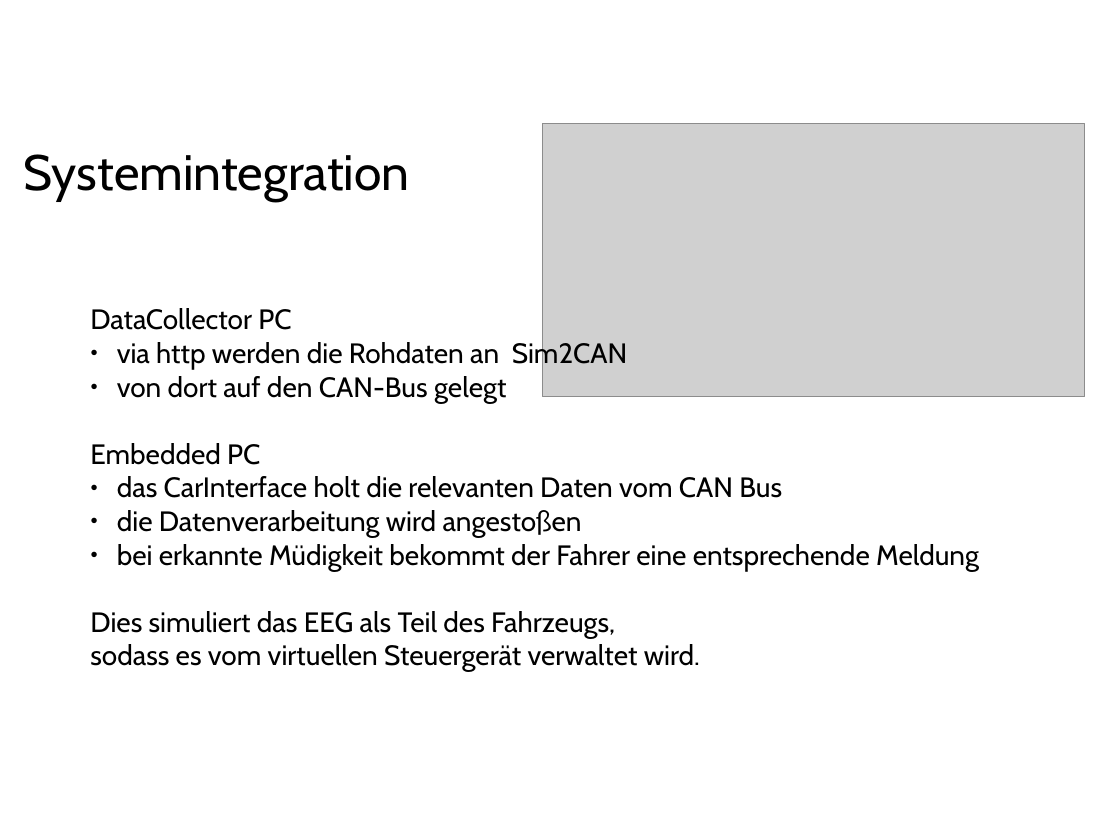
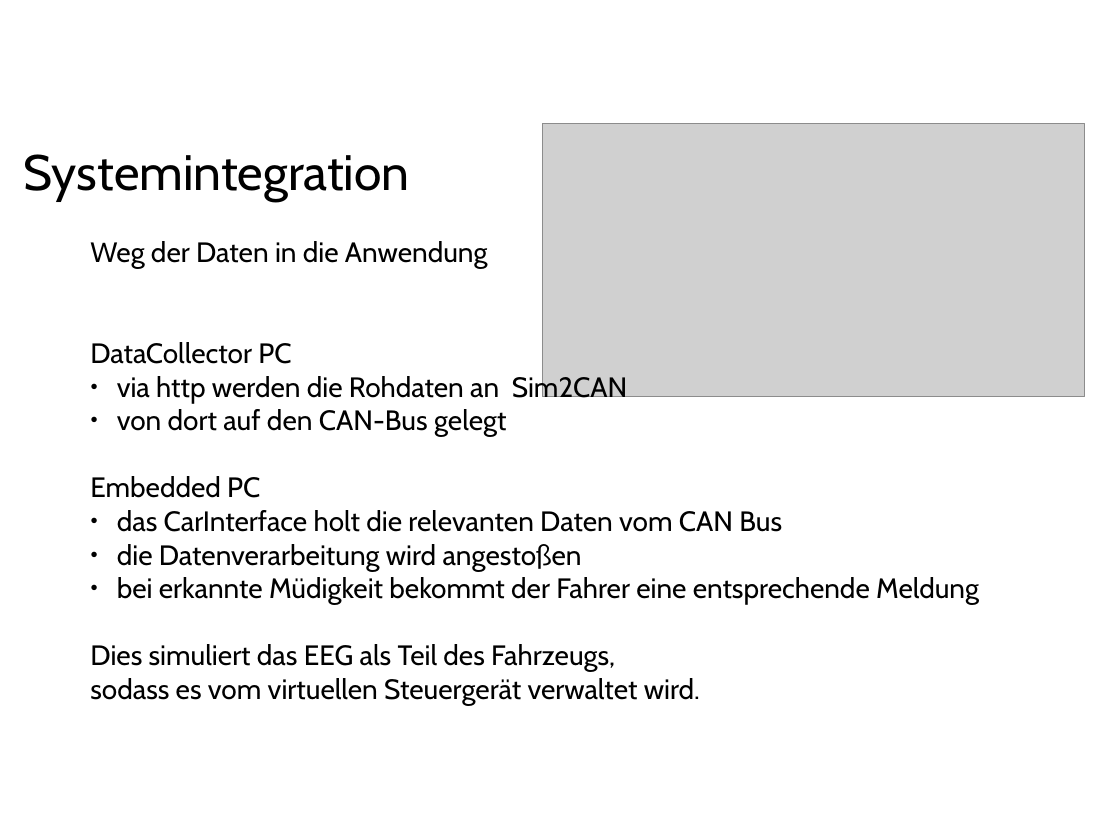
Before and after one commit to ppasler/current-adas, a slide deck: slide 11 of project/presentation/Praesentation_PoSDBoS_Pasler.odp. Drawn at 1120x840 pixels with LibreOffice and Linux fonts; fonts in the diff are those of the drawing; grey boxes stand for pictures; background and template pictures are left out. Boxes give left, top, right and bottom in pixels: in the first picture for what was removed or moved away, otherwise in the second. Text is boxed around its words. In the diff, an @@ line names an element or a change of style, - is before the commit and + after.

```diff
--- a/project/presentation/Praesentation_PoSDBoS_Pasler.odp
+++ b/project/presentation/Praesentation_PoSDBoS_Pasler.odp
@@ text at (90,241,488,364): text changed @@
-DataCollector PC
+Weg der Daten in die Anwendung
+DataCollector PC
```
Also in this commit, not shown: 2 other slides changed, 14 other files.
